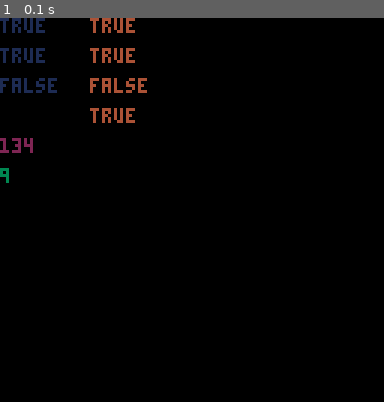
Above: before the commit, frame 1.
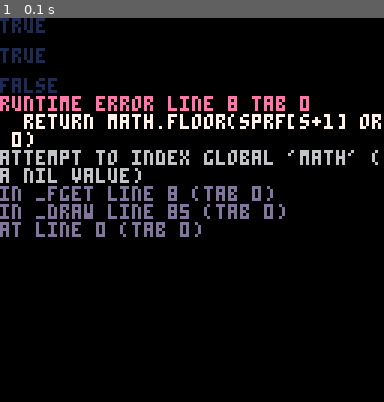
Above: after the commit, the same moment.

Repository: neilpopham/pico8
Game: PICO-8 cartridge tests/fset.p8
Same seed, same stepped clock (60 frames per second), same inputs: the game is played once before the commit and once after it.
Inputs:
- Up to frame 1 (0.1 s): no input

The runs differ from the first frame. In frame 1, 8.7% of the frame differs, in the area x 0-100%, y 0-58%.
Error after the commit: runtime error line 8 tab 0; return math.floor(sprf[s+1] or 0); attempt to index global 'math' (a nil value)

Commit message:
Tweaked following TIC-80 version

Diff:
--- a/tests/fset.p8
+++ b/tests/fset.p8
@@ -4,43 +4,37 @@
 -- tic-80 fset
 -- by neil popham
 
-local spr_f={}
-
-
+local sprf={}
 
 function _fget(s,i)
  if i==nil then
-  if spr_f[s+1]==nil then
-   return 0
-  else
-   return spr_f[s+1]
-  end
+  return math.floor(sprf[s+1] or 0)
  else
   b=2^i
-  return spr_f[s+1] % (2*b) >= b
+  return sprf[s+1] % (2*b) >= b
  end
 end
 
 function _fset(s,i,b)
   if b==nil then
-   spr_f[s+1]=i
+   sprf[s+1]=i
   else
-   if spr_f[s+1]==nil then spr_f[s+1]=0 end
+   if sprf[s+1]==nil then sprf[s+1]=0 end
    if b then p=2 else p=-2 end
-   spr_f[s+1]=spr_f[s+1]+(p^i)
+   sprf[s+1]=sprf[s+1]+(p^i)
   end
 end
 
 function _fget_old(s,i)
  local v=0
  if i==nil then
-  if spr_f[s+1]==nil then return 0 end
-  for k,b in pairs(spr_f[s+1]) do
+  if sprf[s+1]==nil then return 0 end
+  for k,b in pairs(sprf[s+1]) do
    if b==true then v=v+(2^(k-1)) end
   end
  else
-  if spr_f[s+1]==nil then return false end
-  v=spr_f[s+1][i+1]
+  if sprf[s+1]==nil then return false end
+  v=sprf[s+1][i+1]
   if v==nil then v=false end
  end
  return v
@@ -48,16 +42,16 @@
 
 function _fset_old(s,i,b)
  b=b or nil
- if spr_f[s+1]==nil then spr_f[s+1]={} end
+ if sprf[s+1]==nil then sprf[s+1]={} end
  if b==nil then
   for v=0,7,1 do
     vp=2^v
     if i % (2*vp) >= vp then
-     spr_f[s+1][v+1]=true
+     sprf[s+1][v+1]=true
     end
   end
  else
-  spr_f[s+1][i+1]=b
+  sprf[s+1][i+1]=b
  end
 end
 
@@ -79,7 +73,7 @@
  cls()
 
  --[[
- for sprite,flags in pairs(spr_f) do
+ for sprite,flags in pairs(sprf) do
   for key,value in pairs(flags) do
    print(sprite,0+((sprite-1)*50),key*10,2+sprite)
    print(key,10+((sprite-1)*50),key*10,2+sprite)
